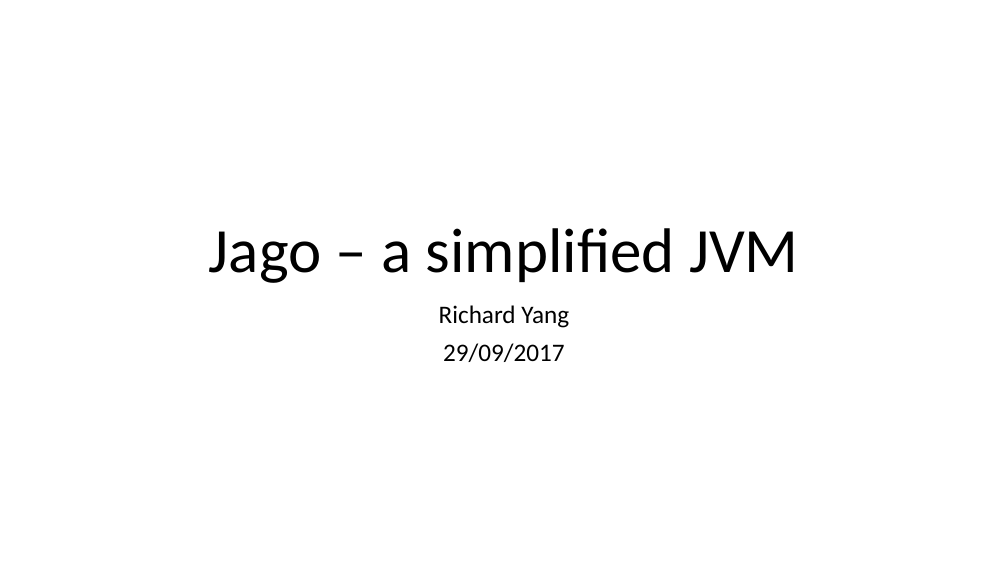
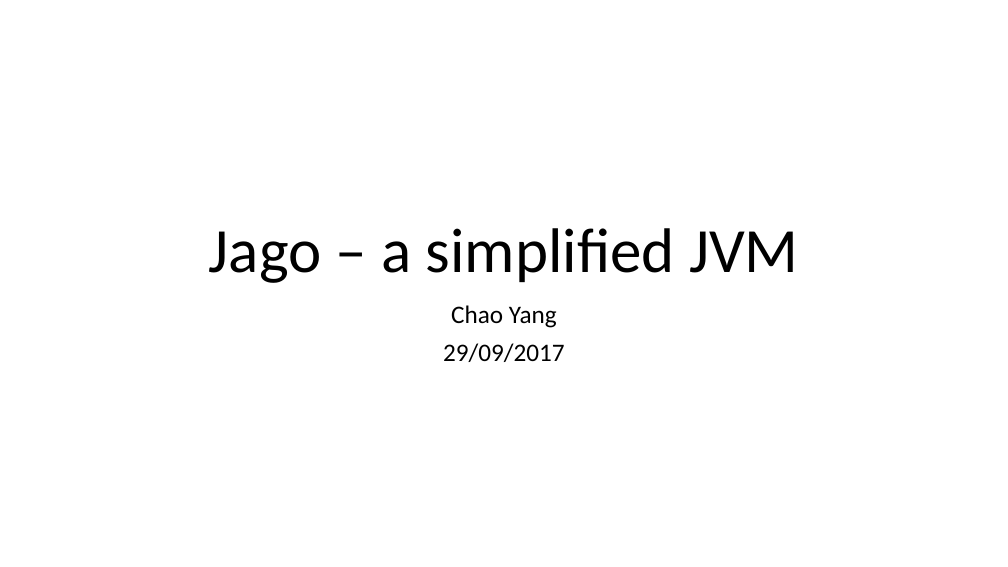
Before and after one commit to chaoyangnz/gava, a slide deck: slide 1 of jago.pptx. Drawn at 1008x567 pixels with LibreOffice and Linux fonts; fonts in the diff are those of the drawing. Boxes give left, top, right and bottom in pixels: in the first picture for what was removed or moved away, otherwise in the second. Text is boxed around its words. In the diff, an @@ line names an element or a change of style, - is before the commit and + after.

```diff
--- a/jago.pptx
+++ b/jago.pptx
@@ subtitle at [451,305,557,328]: text changed @@
-Richard Yang
+Chao Yang
```
Also in this commit, not shown: 1 other slide changed.
